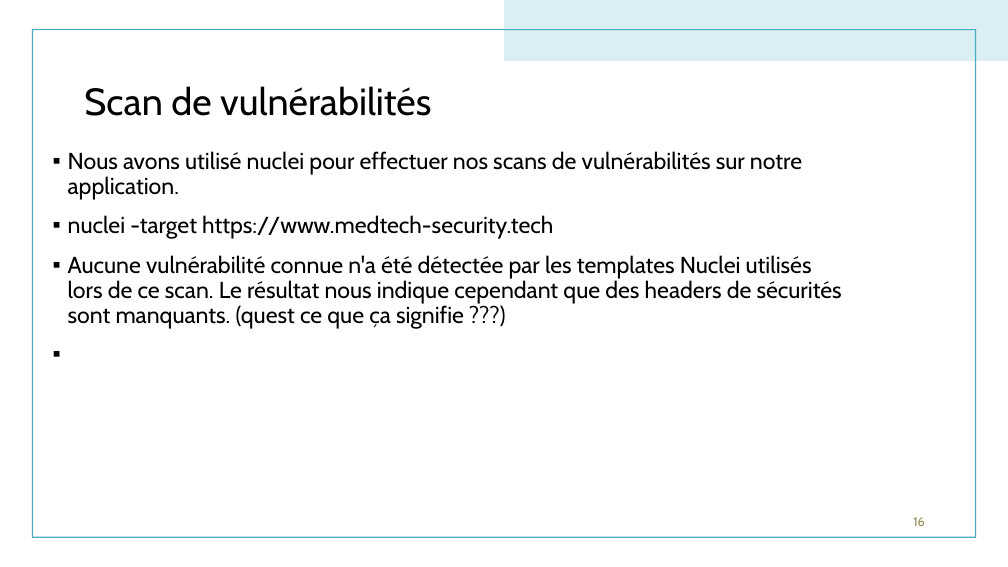
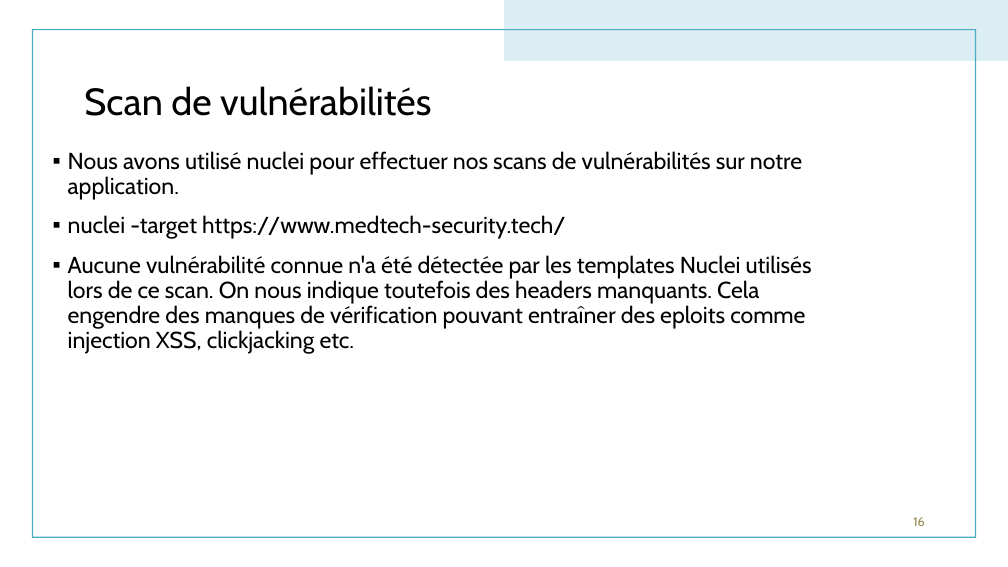
Before and after one commit to johannax94/PA_SIEM_RUST, a slide deck: slide 16 of MEDTECH SIEM.odp. Drawn at 1008x567 pixels with LibreOffice and Linux fonts; fonts in the diff are those of the drawing. Boxes give left, top, right and bottom in pixels: in the first picture for what was removed or moved away, otherwise in the second. Text is boxed around its words. In the diff, an @@ line names an element or a change of style, - is before the commit and + after.

Commit message:
headers CSP

```diff
--- a/MEDTECH SIEM.odp
+++ b/MEDTECH SIEM.odp
@@ text in free at (68, 215, 812, 354): text changed @@
-▪ nuclei -target https://www.medtech-security.tech
-▪ Aucune vulnérabilité connue n'a été détectée par les templates Nuclei utilisés lors de ce scan. Le résultat nous indique cependant que des headers de sécurités sont manquants. (quest ce que ça signifie ???)
+▪ nuclei -target https://www.medtech-security.tech/
+▪ Aucune vulnérabilité connue n'a été détectée par les templates Nuclei utilisés lors de ce scan. On nous indique toutefois des headers manquants. Cela engendre des manques de vérification pouvant entraîner des eploits comme injection XSS, clickjacking etc.
```
Also in this commit, not shown: 2 other slides changed, 3 other files.
